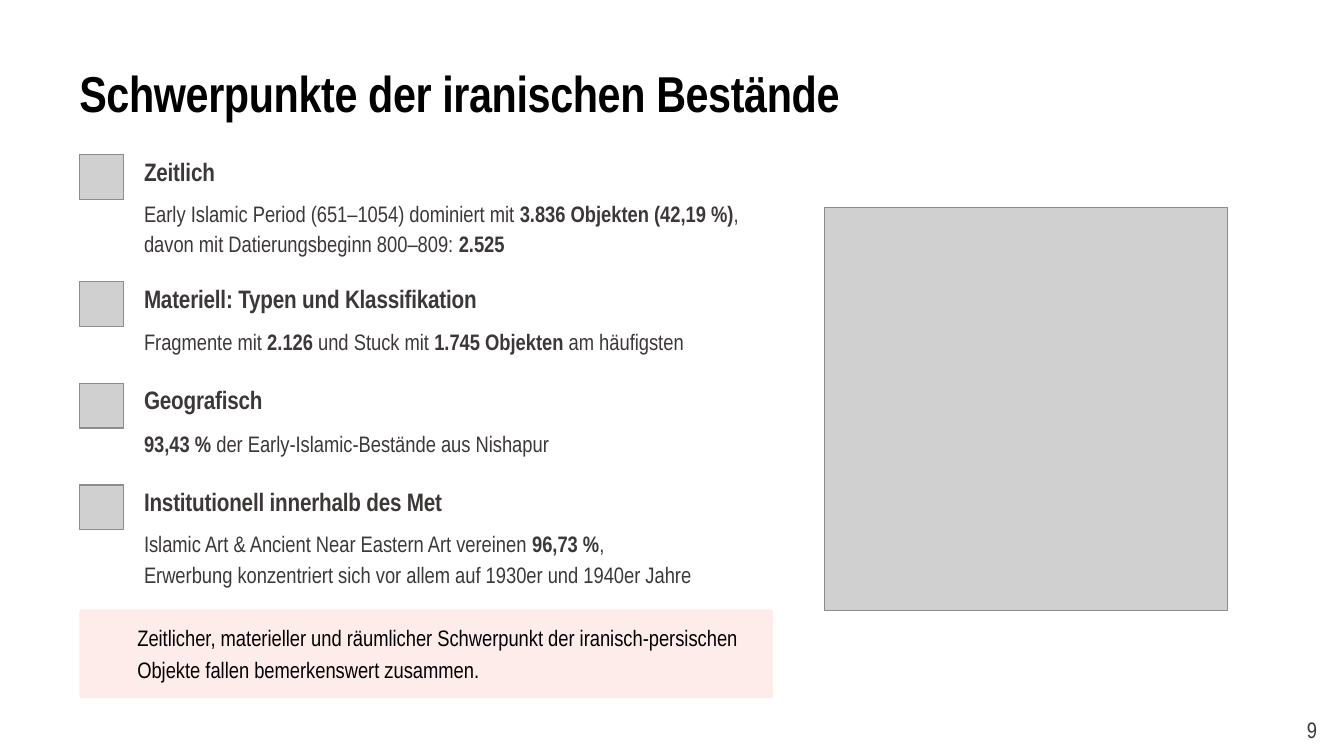
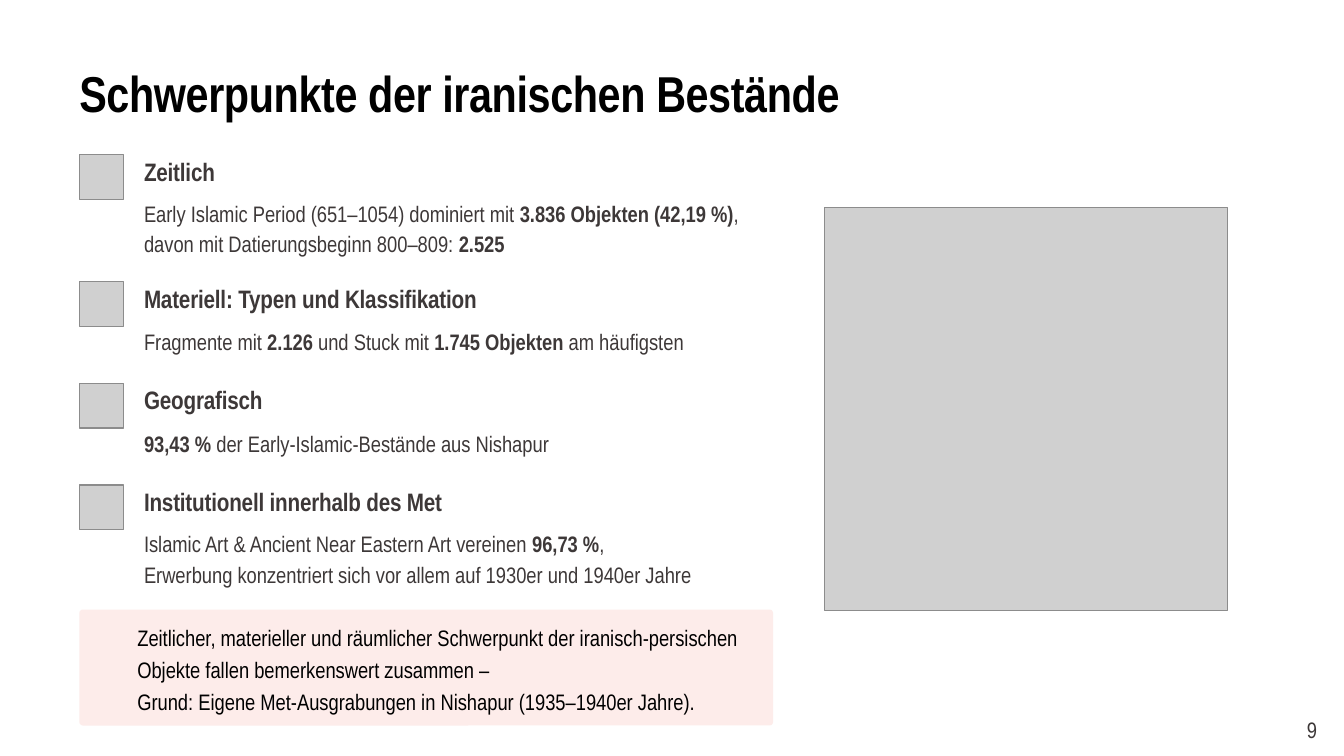
Before and after one commit to dr-dennis-theiss/met-iran-collection-analysis, a slide deck: slide 10 of presentation.pptx. Drawn at 1344x756 pixels with LibreOffice and Linux fonts; fonts in the diff are those of the drawing; grey boxes stand for pictures; background and template pictures are left out. Boxes give left, top, right and bottom in pixels: in the first picture for what was removed or moved away, otherwise in the second. Text is boxed around its words. In the diff, an @@ line names an element or a change of style, - is before the commit and + after.

Commit message:
Update presentation

```diff
--- a/presentation.pptx
+++ b/presentation.pptx
@@ rounded rectangle: place and size @@
-rounded rectangle at <box>80,610,773,699</box>
+rounded rectangle at <box>80,610,773,726</box>
@@ text at <box>137,629,738,715</box>: text changed @@
-Zeitlicher, materieller und räumlicher Schwerpunkt der iranisch-persischen Objekte fallen bemerkenswert zusammen.
+Zeitlicher, materieller und räumlicher Schwerpunkt der iranisch-persischen Objekte fallen bemerkenswert zusammen –
+Grund: Eigene Met-Ausgrabungen in Nishapur (1935–1940er Jahre).
```
